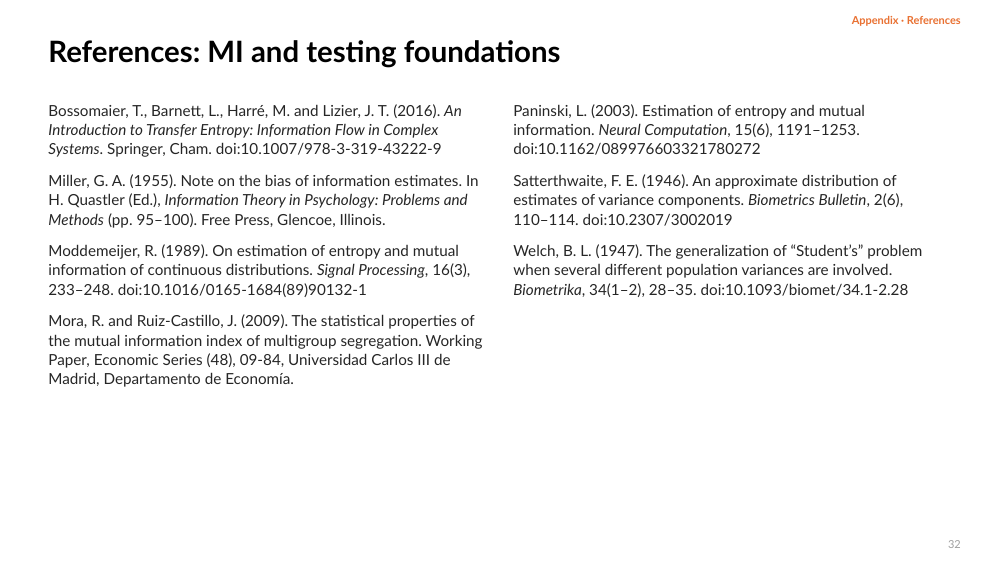
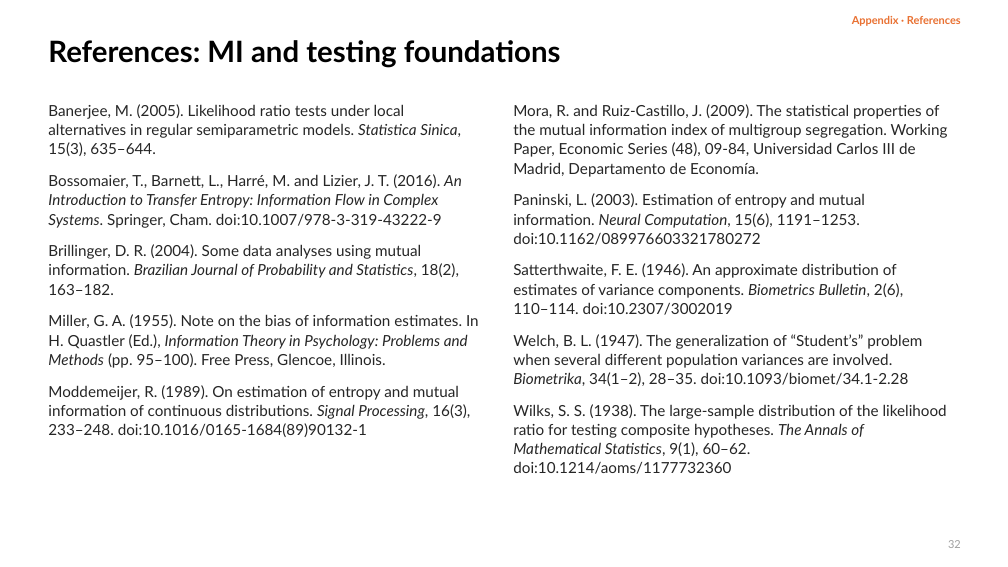
Before and after one commit to dzhao61/MCSResearchSimulations, a slide deck: slide 32 of Thesis Presentation/Daniel_Zhao_Welch_MI_Presentation_Final.pptx. Drawn at 1008x567 pixels with LibreOffice and Linux fonts; fonts in the diff are those of the drawing. Boxes give left, top, right and bottom in pixels: in the first picture for what was removed or moved away, otherwise in the second. Text is boxed around its words. In the diff, an @@ line names an element or a change of style, - is before the commit and + after.

```diff
--- a/Thesis Presentation/Daniel_Zhao_Welch_MI_Presentation_Final.pptx
+++ b/Thesis Presentation/Daniel_Zhao_Welch_MI_Presentation_Final.pptx
@@ text at (48,104,461,156): paragraph added @@
+Banerjee, M. (2005). Likelihood ratio tests under local alternatives in regular semiparametric models. Statistica Sinica, 15(3), 635–644.
@@ text at (513,104,948,177): paragraph added @@
+Mora, R. and Ruiz-Castillo, J. (2009). The statistical properties of the mutual information index of multigroup segregation. Working Paper, Economic Series (48), 09-84, Universidad Carlos III de Madrid, Departamento de Economía.
@@ text at (48,244,459,295): paragraph added @@
+Brillinger, D. R. (2004). Some data analyses using mutual information. Brazilian Journal of Probability and Statistics, 18(2), 163–182.
@@ text at (48,314,483,387): paragraph removed @@
-Mora, R. and Ruiz-Castillo, J. (2009). The statistical properties of the mutual information index of multigroup segregation. Working Paper, Economic Series (48), 09-84, Universidad Carlos III de Madrid, Departamento de Economía.
@@ text at (513,404,947,474): paragraph added @@
+Wilks, S. S. (1938). The large-sample distribution of the likelihood ratio for testing composite hypotheses. The Annals of Mathematical Statistics, 9(1), 60–62. doi:10.1214/aoms/1177732360
```
Also in this commit, not shown: 22 other slides changed, 9 other files.
